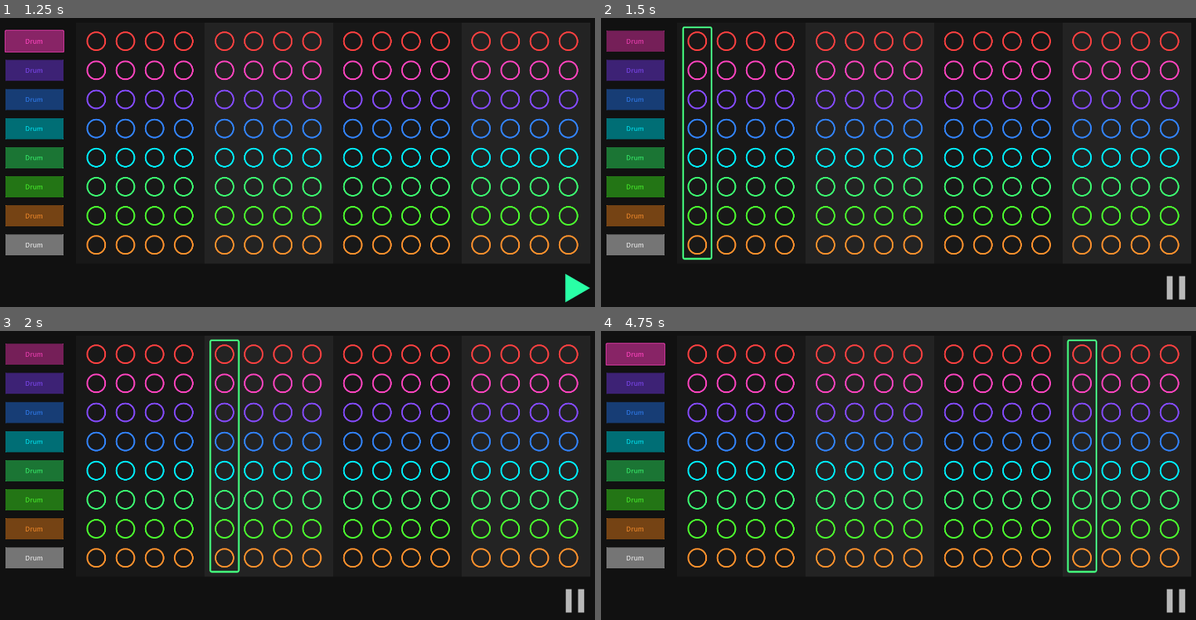
Above: before the commit, frames 1-4 (two rows, left to right).
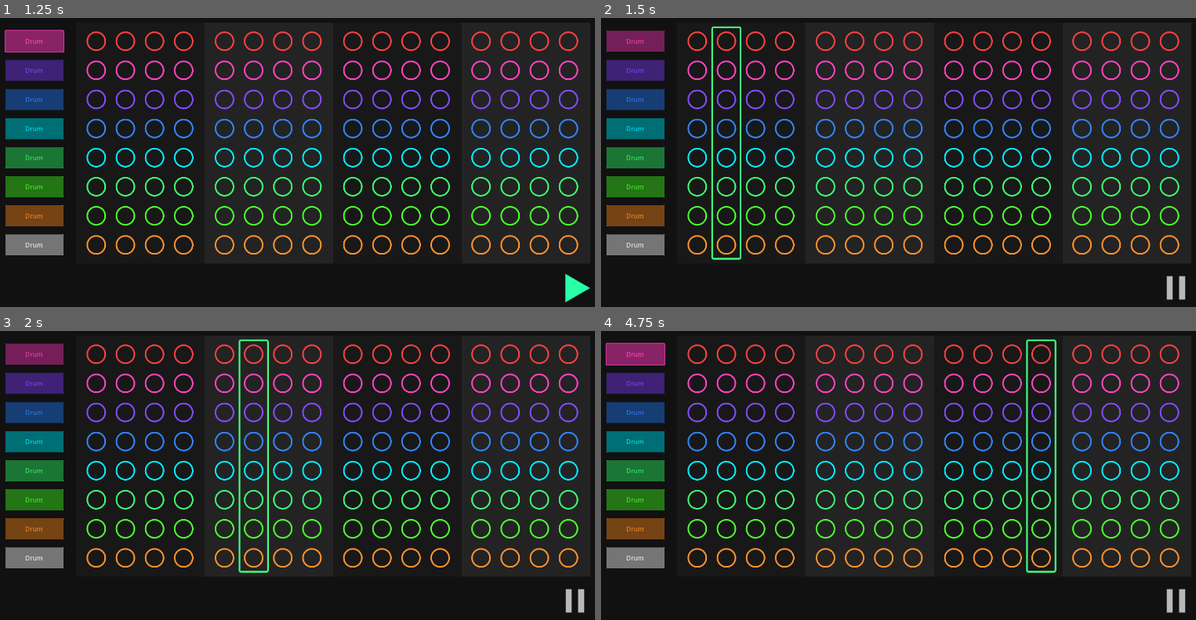
Above: after the commit, the same moments.

Repository: JulienToumieh/bsteppr
Game: Godot game, scene res://main.tscn
The game is run twice, just before and just after one commit, with the same random seed, the same clock (stepped at 60 frames per second) and the same inputs.
Inputs (mouse positions are in pixels of both pictures, inside the frame that each line leads up to):
- Up to frame 1 (1.25 s): click "Drum" at 0.5 s
- Up to frame 2 (1.5 s): click (1178, 289) at 1.25 s
- Up to frame 3 (2 s): no input
- Up to frame 4 (4.75 s): click "Drum" at 2 s; click "Drum" at 2.75 s

Frame 1 is identical in both runs. In frame 2, 0.9% of the frame differs, in the area x 13-24%, y 2-84%; in frame 3, 1.2%; in frame 4, 1.3%, in the area x 71-84%, y 2-84%.

Commit message:
Update Globals.gd

Diff:
--- a/Globals.gd
+++ b/Globals.gd
@@ -114,7 +114,6 @@
 	["0000","0000","0000","0000","0000","0000","0000","0000"]
 ]
 
-'''
 var activeBeat = beatA
 
 var playbackPosition = 0
@@ -149,6 +148,58 @@
 			last_tick_time = current_time
 			tick()
 
+
+func playSound(id):
+	match id:
+		1: get_node("Instrument1").play()
+		2: get_node("Instrument2").play()
+		3: get_node("Instrument3").play()
+		4: get_node("Instrument4").play()
+		5: get_node("Instrument5").play()
+		6: get_node("Instrument6").play()
+		7: get_node("Instrument7").play()
+		8: get_node("Instrument8").play()
+
+
+
+
+'''
+var beats = {
+	"A": [["0000"] * 8 for _ in range(16)],
+	"B": [["0000"] * 8 for _ in range(16)],
+	"C": [["0000"] * 8 for _ in range(16)],
+	"D": [["0000"] * 8 for _ in range(16)],
+	"E": [["0000"] * 8 for _ in range(16)],
+	"F": [["0000"] * 8 for _ in range(16)]
+
+var activeBeat = beatA
+var playbackPosition = 0
+var playing = false
+
+var tempo = 60000 / 128  # Tempo in milliseconds
+
+
+@onready var metronome_timer = $Timer  # Reference to the Timer node
+
+func togglePlayback():
+	playing = !playing
+	if playing:
+		metronome_timer.start()  # Start the timer
+	else:
+		playbackPosition = 0
+		metronome_timer.stop()  # Stop the timer
+
+func tick():
+	playbackPosition = (playbackPosition % 16) + 1
+	if playbackPosition % 4 == 0:
+		playSound(3)
+
+func _ready():
+	metronome_timer.wait_time = tempo / 4000.0  # Set wait time in seconds
+	metronome_timer.timeout.connect(self._on_Timer_timeout)
+
+func _on_Timer_timeout():
+	tick()  # Call tick on timer timeout
 
 func playSound(id):
 	match id:
@@ -161,56 +212,3 @@
 		7: get_node("Instrument7").play()
 		8: get_node("Instrument8").play()
 '''
-
-
-
-'
-var beats = {
-	"A": [["0000"] * 8 for _ in range(16)],
-	"B": [["0000"] * 8 for _ in range(16)],
-	"C": [["0000"] * 8 for _ in range(16)],
-	"D": [["0000"] * 8 for _ in range(16)],
-	"E": [["0000"] * 8 for _ in range(16)],
-	"F": [["0000"] * 8 for _ in range(16)]
-}
-'
-
-var activeBeat = beatA
-var playbackPosition = 0
-var playing = false
-
-var tempo = 60000 / 128  # Tempo in milliseconds
-
-
-@onready var metronome_timer = $Timer  # Reference to the Timer node
-
-func togglePlayback():
-	playing = !playing
-	if playing:
-		metronome_timer.start()  # Start the timer
-	else:
-		playbackPosition = 0
-		metronome_timer.stop()  # Stop the timer
-
-func tick():
-	playbackPosition = (playbackPosition % 16) + 1
-	if playbackPosition % 4 == 0:
-		playSound(3)
-
-func _ready():
-	metronome_timer.wait_time = tempo / 4000.0  # Set wait time in seconds
-	metronome_timer.timeout.connect(self._on_Timer_timeout)
-
-func _on_Timer_timeout():
-	tick()  # Call tick on timer timeout
-
-func playSound(id):
-	match id:
-		1: get_node("Instrument1").play()
-		2: get_node("Instrument2").play()
-		3: get_node("Instrument3").play()
-		4: get_node("Instrument4").play()
-		5: get_node("Instrument5").play()
-		6: get_node("Instrument6").play()
-		7: get_node("Instrument7").play()
-		8: get_node("Instrument8").play()
